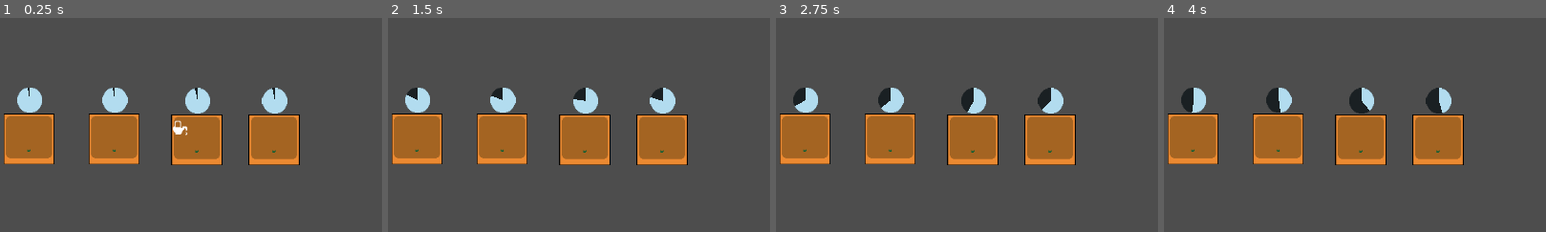
Above: before the commit, frames 1-4 (left to right).
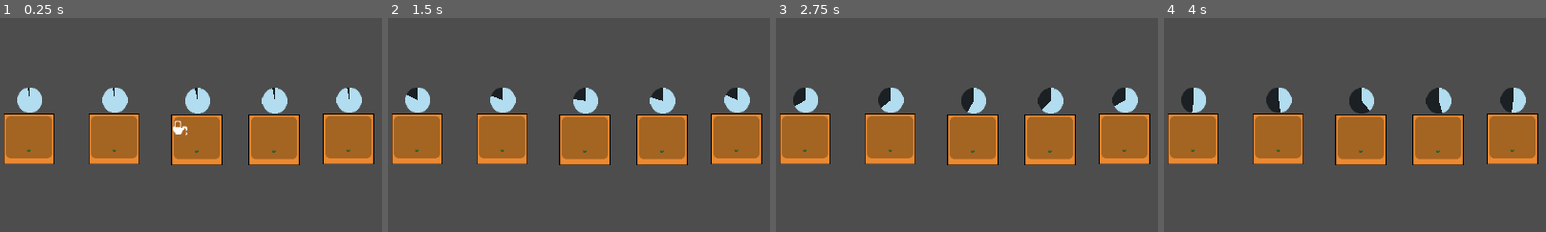
Above: after the commit, the same moments.

Repository: mathew-tran/flower-garden
Game: Godot game, scene res://Scenes/Main.tscn
Two runs of this game, one before a commit and one after it. Both use one fixed random seed, a clock stepped at 60 frames per second and the inputs below.
Inputs (mouse positions are % of the whole screen's width and height, from its top left):
- Up to frame 1 (0.25 s): no input
- Up to frame 2 (1.5 s): click (3, 6) at 0.5 s; click (3, 18) at 1.25 s
- Up to frame 3 (2.75 s): click (3, 31) at 2 s
- Up to frame 4 (4 s): click (3, 6) at 2.75 s; click (3, 18) at 3.5 s
The pictures show only the part of the screen within x 28-78%, y 28-78%; the shares and areas given below are measured in that part.

The runs differ from the first frame. In frame 1, 3.8% of the frame differs, in the area x 84-98%, y 32-69%; in frame 2, 3.8%; in frame 3, 3.8%; in frame 4, 3.8%.

Commit message:
hot keys to interact with planter box

Diff:
--- a/Scenes/Main.tscn
+++ b/Scenes/Main.tscn
@@ -1,5 +1,6 @@
-[gd_scene load_steps=6 format=3 uid="uid://c82r4casfug7j"]
+[gd_scene load_steps=7 format=3 uid="uid://c82r4casfug7j"]
 
+[ext_resource type="Script" path="res://Scripts/Main.gd" id="1_1pe8g"]
 [ext_resource type="PackedScene" uid="uid://baf2w7kcqs61m" path="res://Prefabs/PlanterBox.tscn" id="1_30kj7"]
 [ext_resource type="PackedScene" uid="uid://bvcw057rm4u86" path="res://Prefabs/UI/ActionChanger.tscn" id="2_6wpcg"]
 [ext_resource type="Texture2D" uid="uid://b1i403brhb007" path="res://Art/UI/TendIcon.png" id="3_j7sma"]
@@ -7,6 +8,7 @@
 [ext_resource type="PackedScene" uid="uid://bmygyswdloteq" path="res://Prefabs/UI/MailBox.tscn" id="5_8ij33"]
 
 [node name="Node2D" type="Node2D"]
+script = ExtResource("1_1pe8g")
 
 [node name="PlanterBox" parent="." instance=ExtResource("1_30kj7")]
 position = Vector2(424, 602)
@@ -22,6 +24,9 @@
 
 [node name="PlanterBox5" parent="." instance=ExtResource("1_30kj7")]
 position = Vector2(1236, 604)
+
+[node name="PlanterBox6" parent="." instance=ExtResource("1_30kj7")]
+position = Vector2(1423, 602)
 
 [node name="CanvasLayer" type="CanvasLayer" parent="."]
 
--- /dev/null
+++ b/Scripts/Main.gd
@@ -0,0 +1,16 @@
+extends Node2D
+
+
+func _input(event):
+	if event.is_action_pressed("1"):
+		$PlanterBox.Click()
+	elif event.is_action_pressed("2"):
+		$PlanterBox2.Click()
+	elif event.is_action_pressed("3"):
+		$PlanterBox3.Click()
+	elif event.is_action_pressed("4"):
+		$PlanterBox4.Click()
+	elif event.is_action_pressed("5"):
+		$PlanterBox5.Click()
+	elif event.is_action_pressed("6"):
+		$PlanterBox6.Click()
--- a/project.godot
+++ b/project.godot
@@ -51,3 +51,33 @@
 "events": [Object(InputEventKey,"resource_local_to_scene":false,"resource_name":"","device":-1,"window_id":0,"alt_press …(182 unchanged characters)…
 ]
 }
+1={
+"deadzone": 0.5,
+"events": [Object(InputEventKey,"resource_local_to_scene":false,"resource_name":"","device":-1,"window_id":0,"alt_pressed":false,"shift_pressed":false,"ctrl_pressed":false,"meta_pressed":false,"pressed":false,"keycode":0,"physical_keycode":4194439,"key_label":0,"unicode":49,"echo":false,"script":null)
+]
+}
+2={
+"deadzone": 0.5,
+"events": [Object(InputEventKey,"resource_local_to_scene":false,"resource_name":"","device":-1,"window_id":0,"alt_pressed":false,"shift_pressed":false,"ctrl_pressed":false,"meta_pressed":false,"pressed":false,"keycode":0,"physical_keycode":4194440,"key_label":0,"unicode":50,"echo":false,"script":null)
+]
+}
+3={
+"deadzone": 0.5,
+"events": [Object(InputEventKey,"resource_local_to_scene":false,"resource_name":"","device":-1,"window_id":0,"alt_pressed":false,"shift_pressed":false,"ctrl_pressed":false,"meta_pressed":false,"pressed":false,"keycode":0,"physical_keycode":4194441,"key_label":0,"unicode":51,"echo":false,"script":null)
+]
+}
+4={
+"deadzone": 0.5,
+"events": [Object(InputEventKey,"resource_local_to_scene":false,"resource_name":"","device":-1,"window_id":0,"alt_pressed":false,"shift_pressed":false,"ctrl_pressed":false,"meta_pressed":false,"pressed":false,"keycode":0,"physical_keycode":4194442,"key_label":0,"unicode":52,"echo":false,"script":null)
+]
+}
+5={
+"deadzone": 0.5,
+"events": [Object(InputEventKey,"resource_local_to_scene":false,"resource_name":"","device":-1,"window_id":0,"alt_pressed":false,"shift_pressed":false,"ctrl_pressed":false,"meta_pressed":false,"pressed":false,"keycode":0,"physical_keycode":4194443,"key_label":0,"unicode":53,"echo":false,"script":null)
+]
+}
+6={
+"deadzone": 0.5,
+"events": [Object(InputEventKey,"resource_local_to_scene":false,"resource_name":"","device":-1,"window_id":0,"alt_pressed":false,"shift_pressed":false,"ctrl_pressed":false,"meta_pressed":false,"pressed":false,"keycode":0,"physical_keycode":4194444,"key_label":0,"unicode":54,"echo":false,"script":null)
+]
+}
